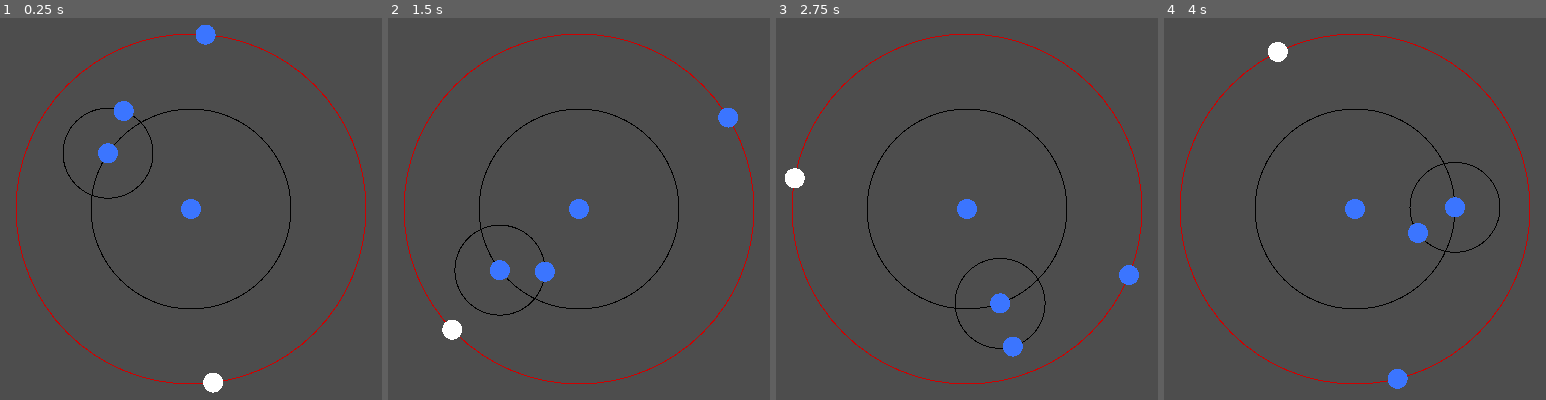
Above: before the commit, frames 1-4 (left to right).
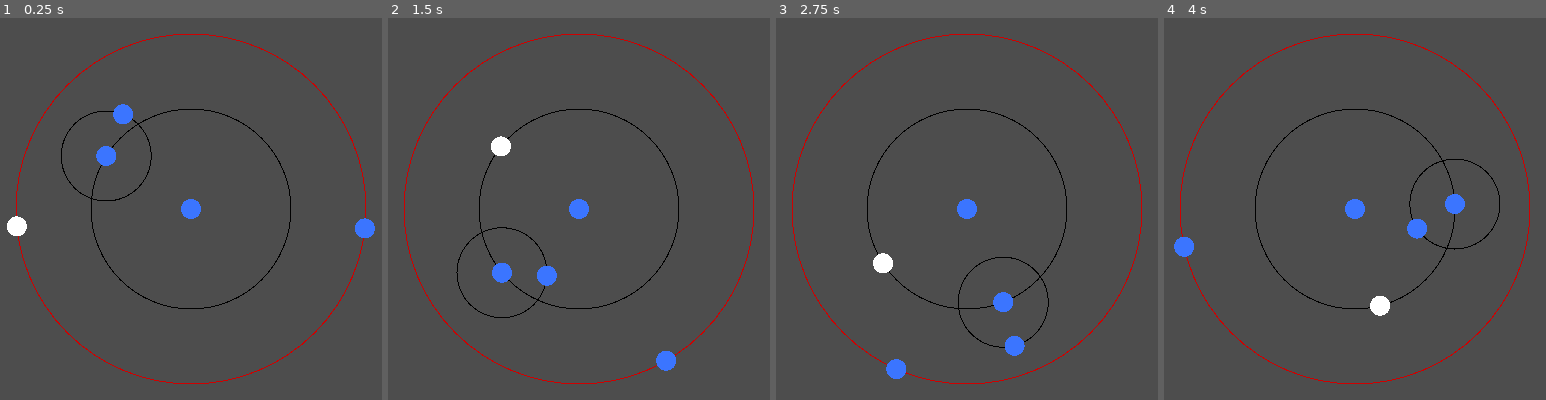
Above: after the commit, the same moments.

Repository: gazzythehag/GameJam2025
Game: Godot game, scene res://scenes/testscene.tscn
Two runs of this game, one before a commit and one after it. Both use one fixed random seed, a clock stepped at 60 frames per second and the inputs below.
Inputs:
- Up to frame 1 (0.25 s): no input
- Up to frame 2 (1.5 s): hold Up (ui_up) 0.53-1.28 s; hold Down (ui_down) from 1.28 s (still down)
- Up to frame 3 (2.75 s): release Down (ui_down) at 2.03 s; hold Up (ui_up) from 2.03 s (still down)
- Up to frame 4 (4 s): release Up (ui_up) at 3.53 s; hold Down (ui_down) from 3.53 s (still down)

The runs differ from the first frame. In frame 1, 1.4% of the frame differs, in the area x 1-99%, y 1-99%; in frame 2, 1.4%; in frame 3, 1.3%; in frame 4, 1.4%, in the area x 2-88%, y 6-98%.

Commit message:
Fixed bug in moving between rings

Diff:
--- a/scenes/testscene.tscn
+++ b/scenes/testscene.tscn
@@ -14,8 +14,8 @@
 mode = 2
 
 [node name="moon_center" parent="moon_center/orbit" instance=ExtResource("1_qj3mv")]
-position = Vector2(-66.6734, -74.5296)
-loop_progress = -2521.97
+position = Vector2(-69.0522, -72.3311)
+loop_progress = 60.4525
 
 [node name="orbit2" parent="moon_center/orbit/moon_center" instance=ExtResource("2_vhqwi")]
 orbit_radius = 45
@@ -23,8 +23,8 @@
 mode = 1
 
 [node name="moon_center" parent="moon_center/orbit/moon_center/orbit2" instance=ExtResource("1_qj3mv")]
-position = Vector2(4.77783, -44.7456)
-loop_progress = -6952.45
+position = Vector2(6.22453, -44.5674)
+loop_progress = -9534.87
 
 [node name="orbit3" parent="moon_center" instance=ExtResource("2_vhqwi")]
 orbit_radius = 175
@@ -33,10 +33,10 @@
 mode = 1
 
 [node name="moon_center" parent="moon_center/orbit3" instance=ExtResource("1_qj3mv")]
-position = Vector2(-18.0885, -174.063)
-loop_progress = -6399.32
+position = Vector2(174.451, -13.8547)
+loop_progress = -8336.14
 
 [node name="Player" parent="moon_center/orbit3" instance=ExtResource("3_xjd0h")]
-position = Vector2(54.1162, 166.422)
-max_distance = 75.0
-loop_progress = -5868.18
+position = Vector2(-167.688, 50.0575)
+max_distance = 70.0
+loop_progress = -7805.0
--- a/scripts/moon.gd
+++ b/scripts/moon.gd
@@ -7,7 +7,6 @@
 @export var loop_progress: float = 0:
 	get: return loop_progress
 	set(value): loop_progress = value
-## TODO: Normalize loop progress to avoid decimal error
 
 var rings: Array:
 	get: return get_children()
@@ -17,6 +16,8 @@
 
 # Called when the node enters the scene tree for the first time.
 func _ready() -> void:
+	if loop_progress > 2*PI:
+		loop_progress -= 2*PI
 	queue_redraw()
 
 func _draw():
--- a/scripts/player.gd
+++ b/scripts/player.gd
@@ -21,37 +21,38 @@
 
 func _input(event):
 	if event.is_action_pressed("ui_up"):
-		jump_orbit_forward()
+		jump_orbit_inward()
 	if event.is_action_pressed("ui_down"):
-		jump_orbit_backward()
+		jump_orbit_outward()
 
-func jump_orbit_forward():
+func jump_orbit_inward():
 	## i don't like that these two methods are so similar
 	##	but I'm still trying to hash out the details
 	var closest_ring: Object = get_closest_ring()
-	print("Distance between " + str(closest_ring.global_position) + " and " + str(global_position) + " is " + str(global_position.distance_to(closest_ring.global_position)))
+	#print("Distance between " + str(closest_ring.global_position) + " and " + str(global_position) + " is " + str(global_position.distance_to(closest_ring.global_position)))
+	var line_to_me = global_position - closest_ring.global_position
+	#loop_progress = asin(line_to_me.y)
 	if closest_ring != parent_ring:
 		reparent(closest_ring)
 		parent_ring = closest_ring
 	#print(parent_ring)
 
-func jump_orbit_backward():
+func jump_orbit_outward():
 	var closest_ring: Object = get_closest_ring()
+	var line_to_me = global_position - closest_ring.global_position
+	#loop_progress = asin(line_to_me.y)
 	reparent(closest_ring)
+
 	#print(parent_ring)
 
 func get_closest_ring() -> Object:
 	var closest_ring: Object
 	var closest: float = 2000000 #temp, just trying to puzzle this out
+	closest_ring = get_parent()
 	for ring in rings_in_level:
 		if ring != get_parent():
-			print("player position is " + str(position))
-			var distance = ring.get_closest_pos(loop_progress).distance_to(position)
-			print("closest point is " + str(distance) + " units away")
+			var distance = abs((ring.global_position - global_position).length() - ring.orbit_radius)
 			if distance < closest and distance < max_distance:
 				closest = distance
 				closest_ring = ring
-				print("closest ring is " + closest_ring.name)
-			else:
-				closest_ring = get_parent()
 	return closest_ring
